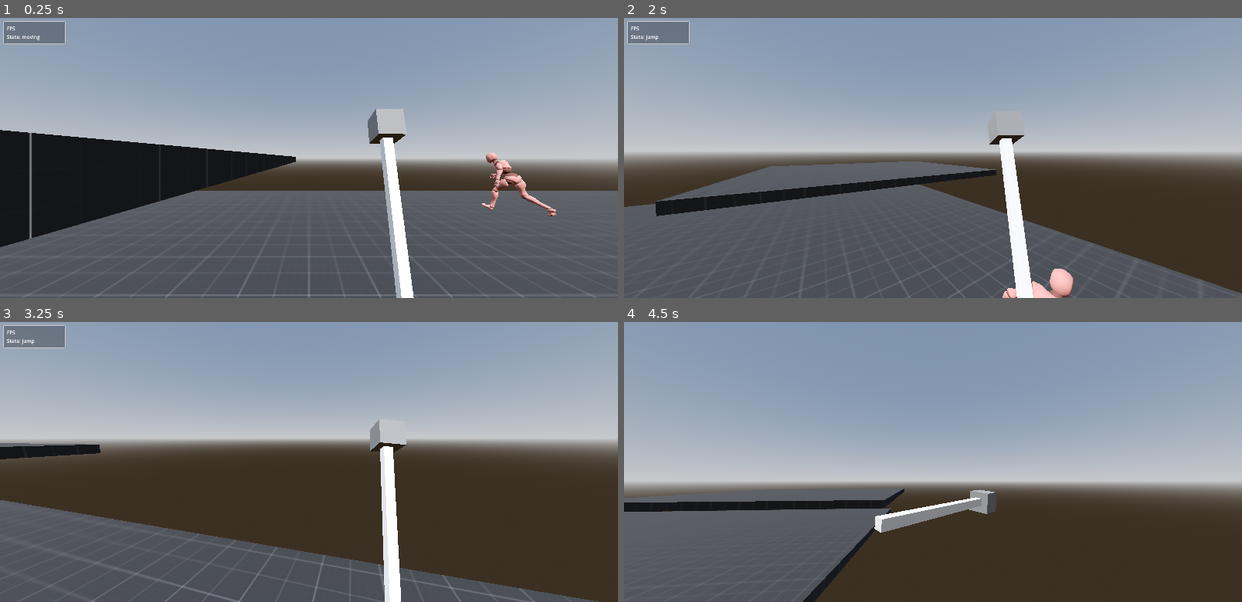
Above: before the commit, frames 1-4 (two rows, left to right).
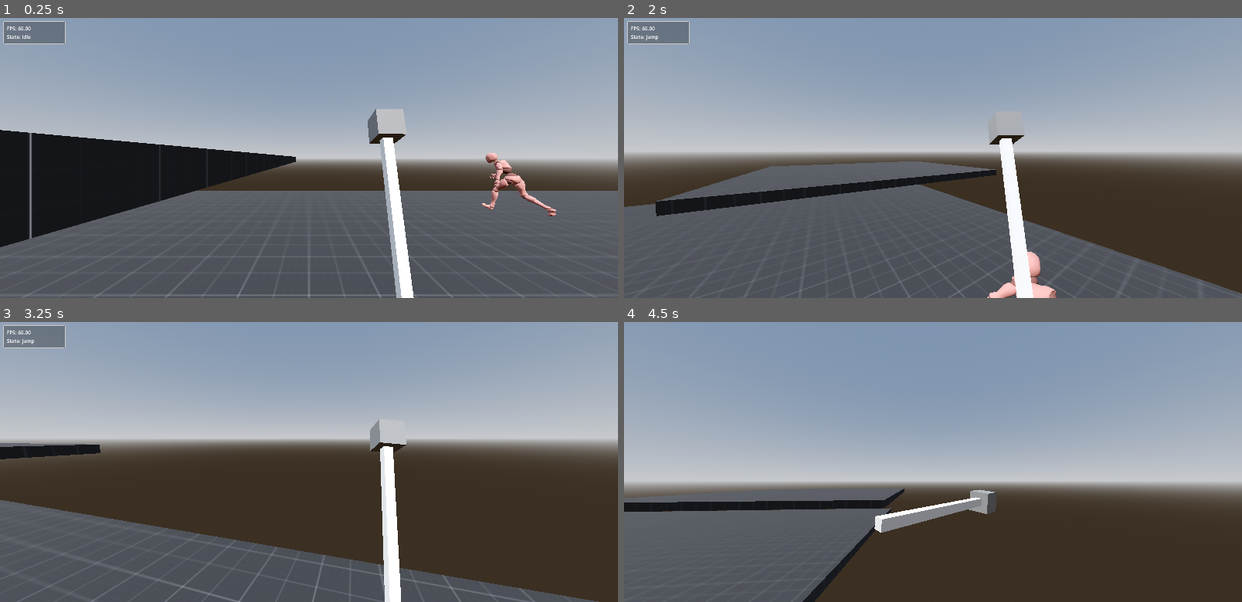
Above: after the commit, the same moments.

Repository: Bessonica/meleeFire
Game: Godot game, scene res://Scenes/Level/level.tscn
Same seed, same stepped clock (60 frames per second), same inputs: the game is played once before the commit and once after it.
Inputs (mouse positions are in pixels of both pictures, inside the frame that each line leads up to):
- Up to frame 1 (0.25 s): no input
- Up to frame 2 (2 s): tap Enter at 0.5 s; move the mouse to (963, 158) at 0.52 s; hold C (Crouch) 0.53-1.28 s; hold W (moveForward) from 0.53 s (still down); tap Space (jump) at 0.77, 1.52 s; move the mouse to (902, 158) at 1.27 s; click (902, 158) at 1.35 s
- Up to frame 3 (3.25 s): keep holding W (moveForward); move the mouse to (321, 456) at 2.02 s; right-click (321, 456) at 2.1 s; move the mouse to (302, 467) at 2.77 s; tap Shift (sprint) at 2.85 s; tap Space (jump) at 3.02 s
- Up to frame 4 (4.5 s): keep holding W (moveForward); move the mouse to (976, 464) at 3.52 s; hold C (Crouch) 3.53-4.28 s; tap Space (jump) at 3.77 s; tap B (debugPanel) at 4.15 s; move the mouse to (883, 459) at 4.27 s; click (883, 459) at 4.35 s

The runs differ from the first frame. In frame 1, 0.1% of the frame differs, in the area x 2-90%, y 3-71%; in frame 2, 0.7%, in the area x 2-73%, y 3-100%; in frame 3, less than 0.1%; in frame 4, nothing differs.

Commit message:
feat: adjust debug panel

Diff:
--- a/Scenes/PlayerStateMachine/playerStateMachine.gd
+++ b/Scenes/PlayerStateMachine/playerStateMachine.gd
@@ -1,2 +1,6 @@
 extends CharacterBody3D
 class_name Player
+
+func _process(delta):
+	$DebugPanelInterface.upsertDebugProperty("FPS", "%.2f" % (1.0/delta))
+	$DebugPanelInterface.upsertDebugProperty("State", $FiniteStateMachine.current_state.name.to_lower())
--- a/Scenes/PlayerStateMachine/playerStateMachine.tscn
+++ b/Scenes/PlayerStateMachine/playerStateMachine.tscn
@@ -394,9 +394,8 @@
 "": SubResource("AnimationLibrary_ld0ph")
 }
 
-[node name="DebugPanelInterface" parent="." node_paths=PackedStringArray("FSM") instance=ExtResource("7_5pm2s")]
+[node name="DebugPanelInterface" parent="." instance=ExtResource("7_5pm2s")]
 mouse_filter = 1
-FSM = NodePath("../FiniteStateMachine")
 
 [node name="ShapeCast3D" type="ShapeCast3D" parent="."]
 shape = SubResource("SeparationRayShape3D_4gfh4")
--- a/Scenes/player/DebugPanelInterface/DebugPanelInterface.gd
+++ b/Scenes/player/DebugPanelInterface/DebugPanelInterface.gd
@@ -1,37 +1,18 @@
 extends Control
 
-@onready var propertyContainer = $DebugPanel/MarginContainer/VBoxContainer
+@onready var labelsContainer = $DebugPanel/MarginContainer/VBoxContainer
 
-@export var FSM : FiniteStateMachine
+var debugLabels = {}
 
-var property
-var currentStateProperty : String
-
-var framesPerSecond: String
-# Called when the node enters the scene tree for the first time.
 func _ready():
 	visible = true
-	addDebugProperty("FPS", framesPerSecond)
-	addDebugProperty("State", currentStateProperty)
 
 func _input(event):
 	if event.is_action_pressed("debugPanel"):
 		visible = !visible
 
-
-func addDebugProperty(title : String, value):
-	property = Label.new()
-	propertyContainer.add_child(property)
-	property.name = title
-	property.text = property.name + " " + value
-
-
-# Called every frame. 'delta' is the elapsed time since the previous frame.
-func _process(delta):
-	if visible:
-		#	TODO dont understand how framesPerSecond updates on screen, we have one property var for all data
-		framesPerSecond = "%.2f" % (1.0/delta)
-		property.text = property.name + ": " + framesPerSecond
-
-		currentStateProperty = FSM.current_state.name.to_lower()
-		property.text = property.name + ": " + currentStateProperty
+func upsertDebugProperty(name: String, value: String):
+	if not debugLabels.has(name):
+		debugLabels[name] = Label.new()
+		labelsContainer.add_child(debugLabels[name])
+	debugLabels[name].text = name + ": " + value
